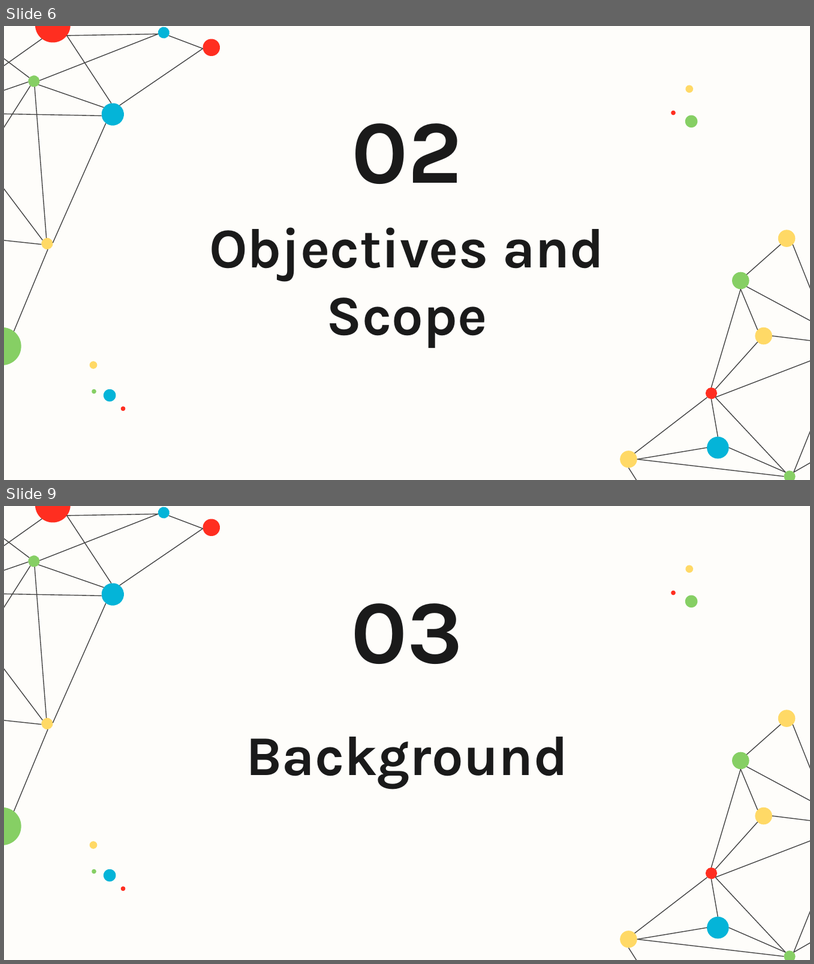
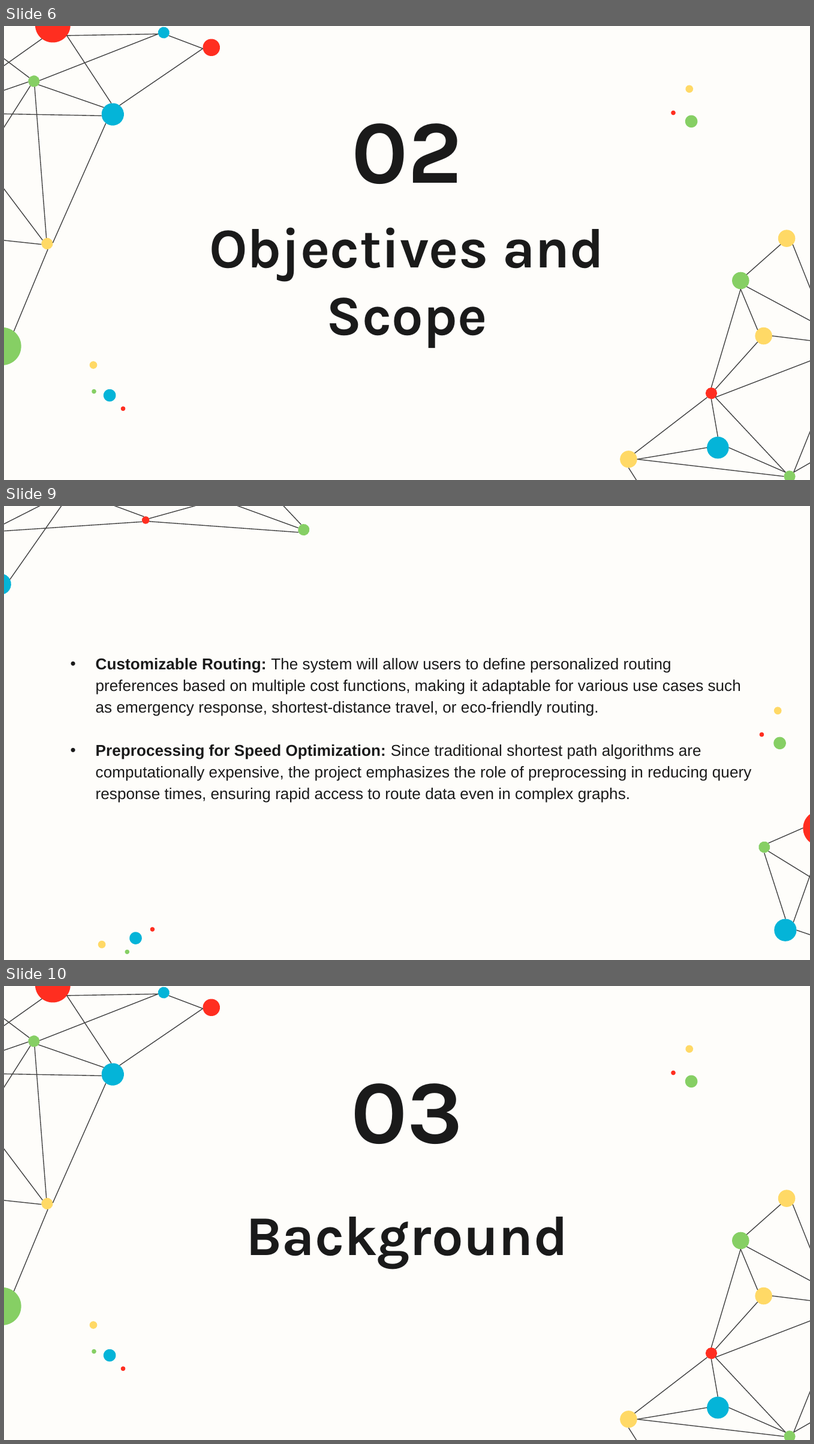
Before and after one commit to Chand-ra/Mini-Project, a slide deck: presentation/presentation.pptx. Shown one above the other, each under a label of ours: slides 6 and 9 before the commit, slides 6, 9 and 10 after it; the slides between them are not shown. The pictures are 814x964 and 814x1444 pixels, drawn with LibreOffice and Linux fonts; fonts in the diff are those of the drawing. Boxes give left, top, right and bottom in pixels: in the first picture for what was removed or moved away, otherwise in the second. Text is boxed around its words. In the diff, an @@ line names an element or a change of style, - is before the commit and + after.

```diff
--- a/presentation/presentation.pptx
+++ b/presentation/presentation.pptx
@@ slide 9 added at box(4, 506, 810, 960), background #FEFDFA @@
@@ text added at box(96, 658, 752, 802), 14 pt, text #1A1A1A @@
+• Customizable Routing: The system will allow users to define personalized routing preferences based on multiple cost functions, making it adaptable for various use cases such as emergency response, shortest-distance travel, or eco-friendly routing.
+• Preprocessing for Speed Optimization: Since traditional shortest path algorithms are computationally expensive, the project emphasizes the role of preprocessing in reducing query response times, ensuring rapid access to route data even in complex graphs.
@@ group added at box(4, 506, 810, 960): 14 lines, 7 ellipses @@
@@ group added at box(98, 706, 788, 955): 7 ellipses @@
@@ what was slide 9 is now slide 10 @@
```
Also in this commit, not shown: 2 other slides added, 2 slides removed, 2 other files.
